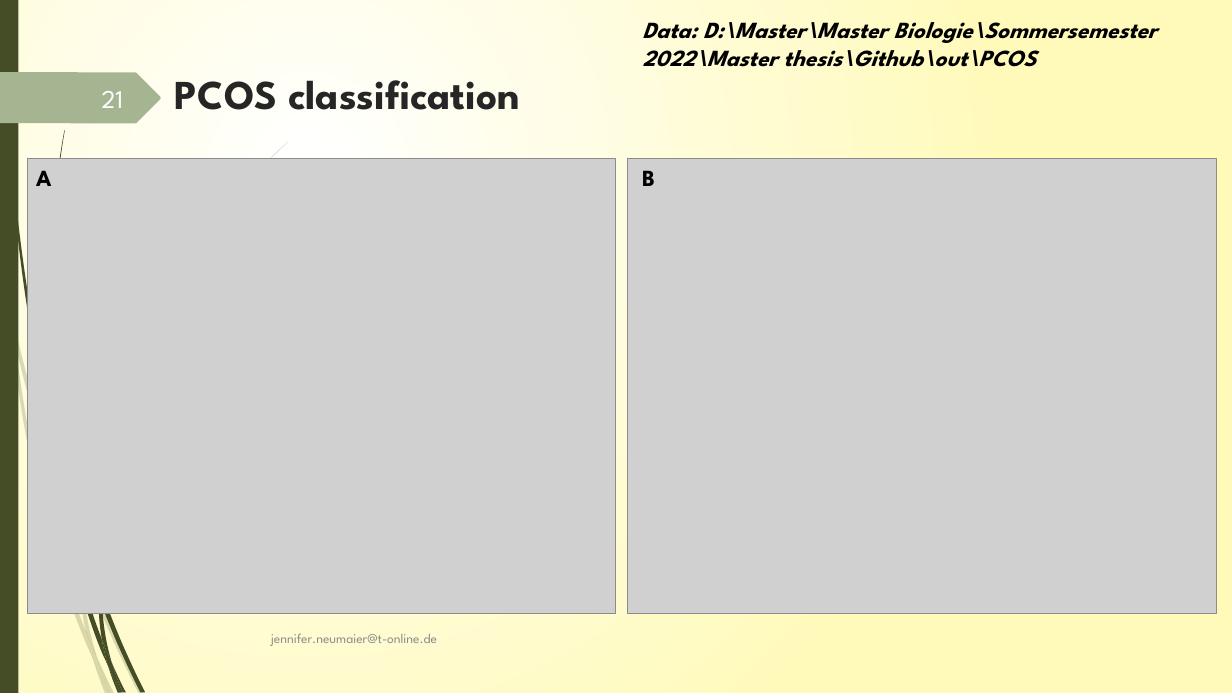
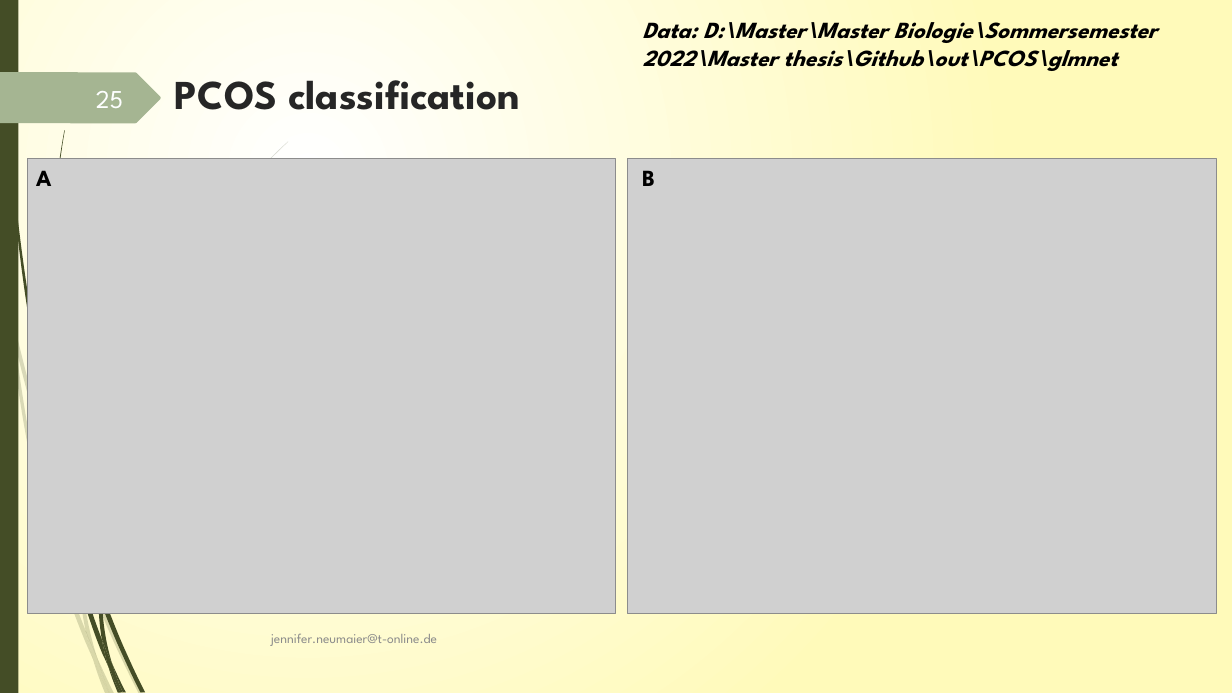
Before and after one commit to JenniferNeumaier/ml_coda, a slide deck: slide 25 of doc/Project_structure_notes.pptx (slide 21 before the commit). Drawn at 1232x693 pixels with LibreOffice and Linux fonts; fonts in the diff are those of the drawing; grey boxes stand for pictures. Boxes give left, top, right and bottom in pixels: in the first picture for what was removed or moved away, otherwise in the second. Text is boxed around its words. In the diff, an @@ line names an element or a change of style, - is before the commit and + after.

```diff
--- a/doc/Project_structure_notes.pptx
+++ b/doc/Project_structure_notes.pptx
@@ text at bbox=[642, 22, 1157, 71]: text changed @@
-Data: D:\Master\Master Biologie\Sommersemester 2022\Master thesis\Github\out\PCOS
+Data: D:\Master\Master Biologie\Sommersemester 2022\Master thesis\Github\out\PCOS\glmnet
@@ page number at bbox=[96, 91, 123, 108]: text changed @@
-21
+25
```
Also in this commit, not shown: 24 other slides changed, 25 slides added, 2 slides removed, 2 other files.
